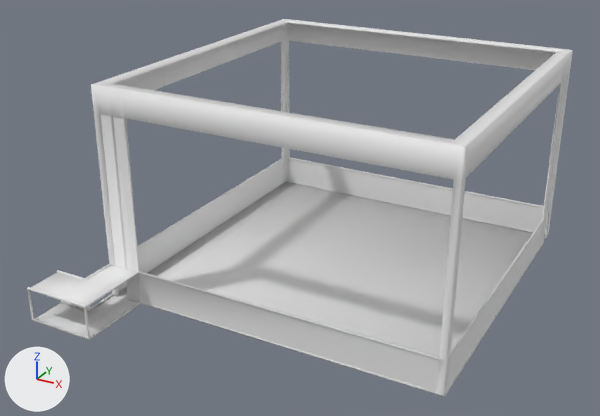
Renders of the OBJ model res/models/hall/hall.obj from each side of a commit.
Rendered twice from a 50 mm lens placed at (778.0, -1648.0, 945.0), pointed at (-58.0, -127.0, 184.0). The lights are fixed; the arrows at lower left show +X, +Y and +Z. Where no turn or scale is listed for an object, it has been applied to the vertices.

In view in the first picture: 'Floor_low', 'walls_low', 'wood_low'.
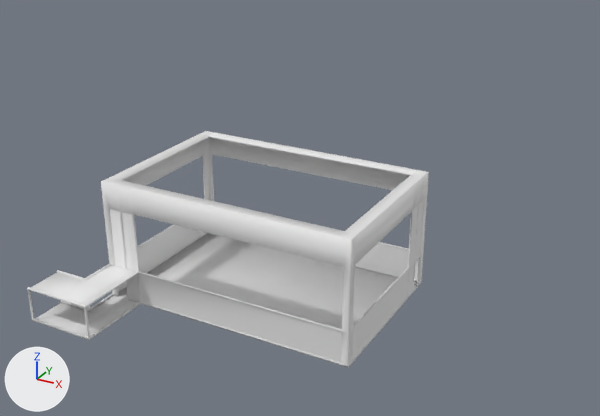
Commit message: Hall revisited

Changed parts and their boxes (x1, y1, x2, y2) in the pictures (600 x 416 px; the box of a moved part takes in the faces that stretch with it):
'wood_low', reshaped (26% narrower, 37% shorter): before (27, 19, 573, 397); after (27, 131, 429, 368)
'Floor_low', reshaped (25% narrower, 41% shorter): before (36, 182, 545, 357); after (36, 233, 418, 336)
'walls_low', reshaped: before (31, 77, 567, 393); after (31, 201, 423, 363)
part 1 of me_floor_low, moved or reshaped: before (156, 182, 545, 357); after (156, 233, 418, 329)
part 2 of me_walls_low, moved or reshaped: before (544, 77, 567, 218); after (410, 201, 423, 266)
part 3 of me_walls_low, moved or reshaped: before (541, 218, 546, 244); after (408, 260, 420, 296)
part 4 of me_walls_low, moved or reshaped: before (139, 223, 543, 393); after (139, 270, 409, 363)
part 5 of me_walls_low, moved or reshaped: before (118, 159, 543, 290); after (118, 225, 416, 290)
part 6 of me_walls_low, moved or reshaped: before (100, 114, 137, 271); after (110, 209, 137, 271)
part 7 of me_wood_low, moved or reshaped: before (91, 19, 573, 397); after (101, 131, 429, 368)

Diff of the bpy script that builds the scene:
```diff
--- a/res/models/hall/hall.obj.py
+++ b/res/models/hall/hall.obj.py
@@ me_floor_low @@
 me_floor_low.from_pydata(...)  # 28 vertices, 26 faces; spans x -475.0..393.0, y -567.0..395.0, z 0.0..1.0
 # used by ob_floor_low; location = (0.0, 0.0, 0.0)
 # before: 1 (-397.0, 395.0, 0.0) at pixel (285, 181), 2 (-317.0, 395.0, 0.0) at pixel (308, 186), 6 (-317.0, 395.0, 0.0) at pixel (308, 186), 7 (-397.0, 395.0, 0.0) at pixel (285, 181)
-me_floor_low.vertices[12].co = (393.0, -395.0, 0.0)  # pixel (442, 395)
-me_floor_low.vertices[13].co = (393.0, 395.0, 0.0)
-me_floor_low.vertices[14].co = (393.0, 395.0, 0.0)
-me_floor_low.vertices[15].co = (393.0, -395.0, 0.0)  # pixel (442, 395)
+# me_floor_low part 1
+for i in [1, 2, 6, 7]: me_floor_low.vertices[i].co += Vector((0.0, -398.0, 0.0))
+me_floor_low.vertices[12].co = (199.0, -395.0, 0.0)  # pixel (348, 366)
+me_floor_low.vertices[13].co = (199.0, -3.0, 0.0)  # pixel (421, 282)
+me_floor_low.vertices[14].co = (199.0, -3.0, 0.0)  # pixel (421, 282)
+me_floor_low.vertices[15].co = (199.0, -395.0, 0.0)  # pixel (348, 366)
@@ me_walls_low @@
 me_walls_low.from_pydata(...)  # 160 vertices, 107 faces; spans x -475.0..396.0, y -567.0..397.0, z 1.0..447.0
 # used by ob_walls_low; location = (0.0, 0.0, 0.0)
+# me_walls_low part 2: all 10 vertices in x 383.0..396.0, y 311.0..397.0, z 447.0 are moved by (-198.0, -402.0, -174.0)
+# me_walls_low part 3: all 30 vertices in x 383.0..396.0, y 311.0..397.0, z 1.0..78.0 are moved by (-198.0, -402.0, 0.0)
+# me_walls_low part 4: all 18 vertices in x 384.0..396.0, y -396.0..-383.0, z 1.0..78.0 are moved by (-198.0, 0.0, 0.0)
+# me_walls_low part 5: all 27 vertices in x -396.0..-384.0, y 379.0..397.0, z 1.0..78.0 are moved by (0.0, -402.0, 0.0)
+# me_walls_low part 6: all 10 vertices in x -396.0..-316.0, y -396.0..-383.0, z 447.0 are moved by (0.0, 0.0, -174.0)
@@ me_wood_low @@
 # used by ob_wood_low; location = (0.0, 0.0, 0.0)
-me_wood_low.from_pydata(...)  # 412 vertices, 448 faces; spans x -476.0..398.0, y -568.0..398.0, z 0.0..492.0
+me_wood_low.from_pydata(...)  # 412 vertices, 448 faces; spans x -476.0..199.0, y -568.0..-3.0, z 0.0..278.0
+# me_wood_low part 7: 284 of 412 vertices moved; they spanned x -398.0..398.0, y -398.0..398.0, z 0.0..492.0 and now span x -398.0..199.0, y -398.0..-3.0, z 0.0..278.0; mean shift (-122.0, -246.0, -117.0); largest move (398.0, 376.0, 492.0) -> (199.0, -24.0, 278.0)
```
